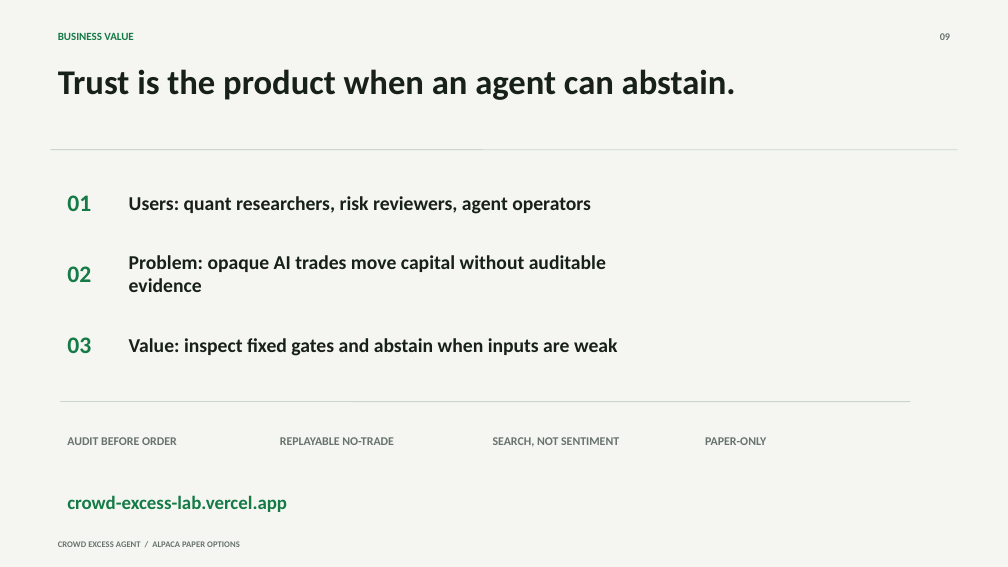
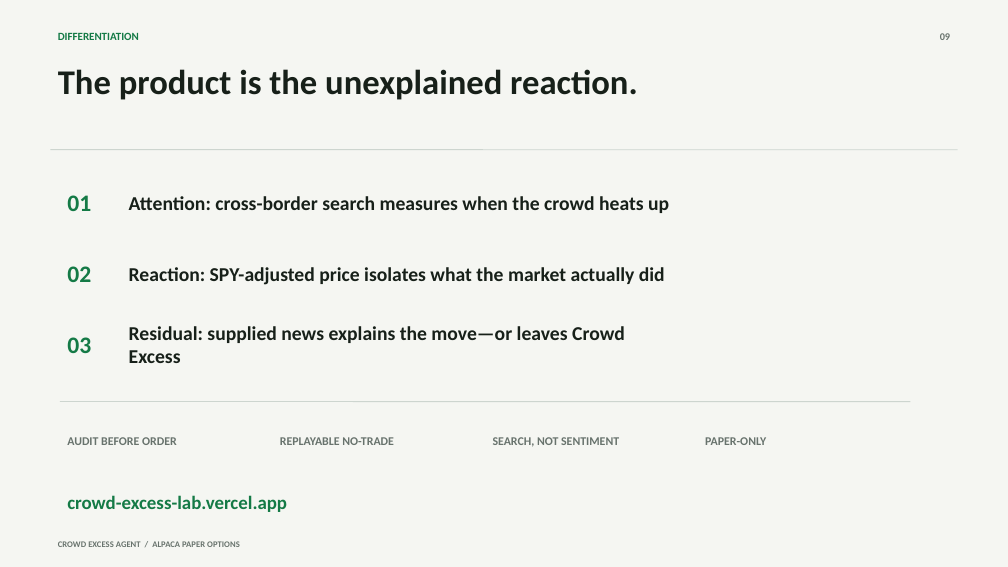
Before and after one commit to Kachii1020/crowd-excess-lab, a slide deck: slide 9 of submission/crowd-excess-pitch-deck.pptx. Drawn at 1008x567 pixels with LibreOffice and Linux fonts; fonts in the diff are those of the drawing. Boxes give left, top, right and bottom in pixels: in the first picture for what was removed or moved away, otherwise in the second. Text is boxed around its words. In the diff, an @@ line names an element or a change of style, - is before the commit and + after.

Commit message:
docs: center submission on crowd excess residual

```diff
--- a/submission/crowd-excess-pitch-deck.pptx
+++ b/submission/crowd-excess-pitch-deck.pptx
@@ text at (x1=58, y1=33, x2=139, y2=40): text changed @@
-BUSINESS VALUE
+DIFFERENTIATION
@@ text at (x1=58, y1=69, x2=638, y2=100): text changed @@
-Trust is the product when an agent can abstain.
+The product is the unexplained reaction.
@@ text at (x1=129, y1=196, x2=669, y2=213): text changed @@
-Users: quant researchers, risk reviewers, agent operators
+Attention: cross-border search measures when the crowd heats up
@@ text at (x1=129, y1=267, x2=665, y2=285): text changed @@
-Problem: opaque AI trades move capital without auditable evidence
+Reaction: SPY-adjusted price isolates what the market actually did
@@ text at (x1=129, y1=326, x2=625, y2=363): text changed @@
-Value: inspect fixed gates and abstain when inputs are weak
+Residual: supplied news explains the move—or leaves Crowd Excess
```
Also in this commit, not shown: 2 other slides changed, 4 other files.
